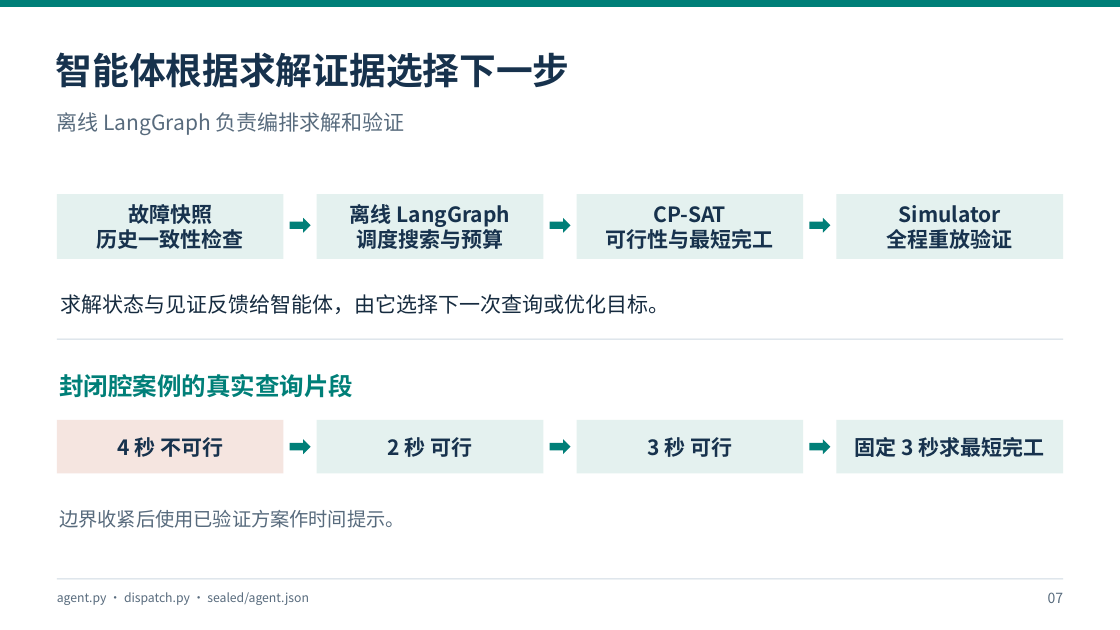
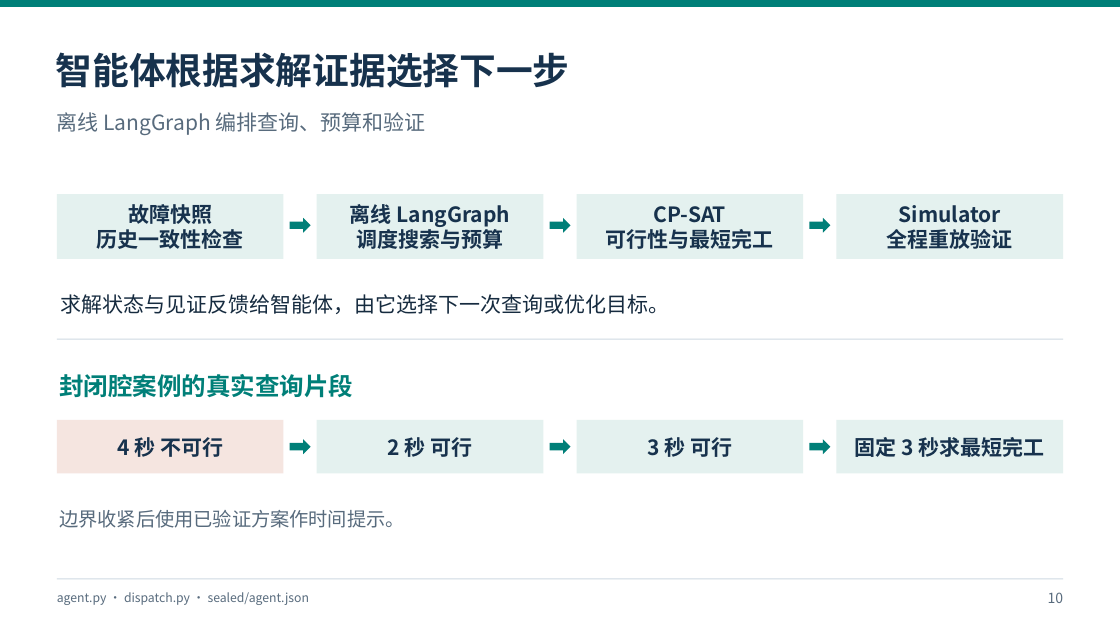
Before and after one commit to yanq458-tech/WaferSched-Agent, a slide deck: slide 10 of docs/presentations/v1.3.0-project-review/WaferSched-Agent_v1.3.0_研究汇报.pptx (slide 7 before the commit). Drawn at 1120x630 pixels with LibreOffice and Linux fonts; fonts in the diff are those of the drawing. Boxes give left, top, right and bottom in pixels: in the first picture for what was removed or moved away, otherwise in the second. Text is boxed around its words. In the diff, an @@ line names an element or a change of style, - is before the commit and + after.

```diff
--- a/docs/presentations/v1.3.0-project-review/WaferSched-Agent_v1.3.0_研究汇报.pptx
+++ b/docs/presentations/v1.3.0-project-review/WaferSched-Agent_v1.3.0_研究汇报.pptx
@@ text at box(57, 112, 426, 135): text changed @@
-离线 LangGraph 负责编排求解和验证
+离线 LangGraph 编排查询、预算和验证
@@ text at box(1048, 592, 1064, 603): text changed @@
-07
+10
```
Also in this commit, not shown: 8 other slides changed, 8 slides added, 2 slides removed, 7 other files.
